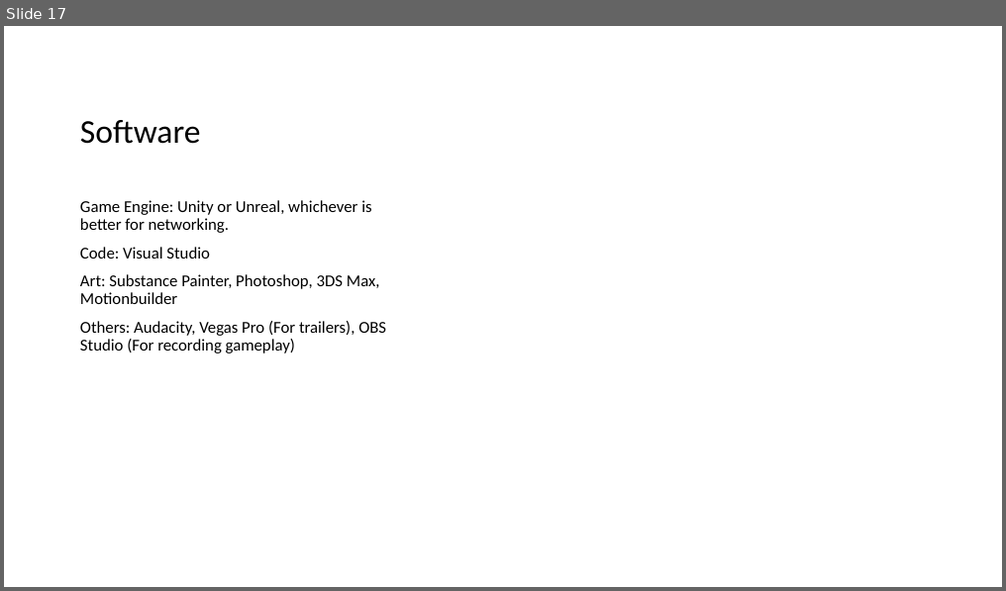
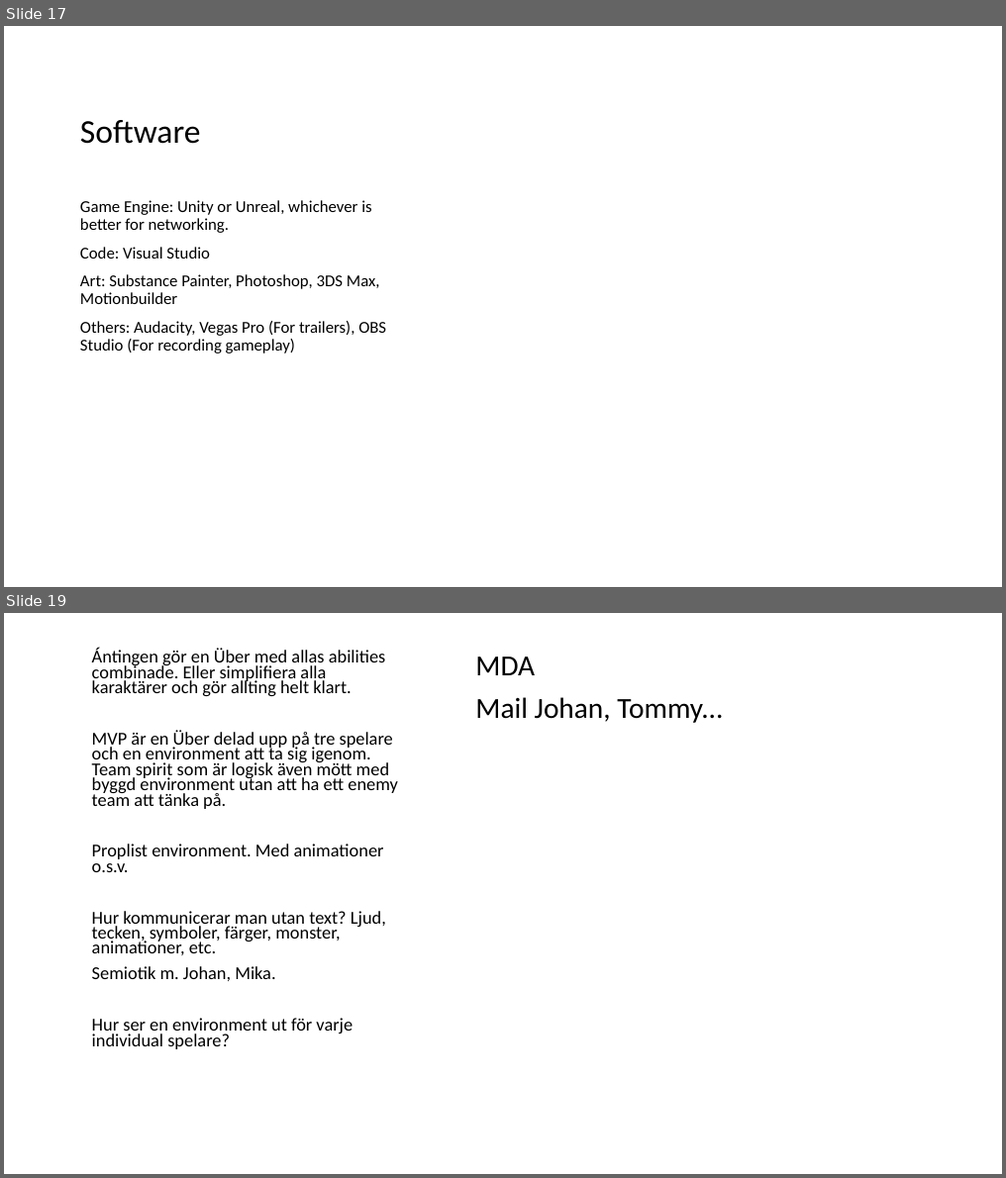
Before and after one commit to Piglettank/WomboCombo, a slide deck: Phase 2 - Writing down the details.pptx. Shown one above the other, each under a label of ours: slide 17 before the commit, slides 17 and 19 after it; the slides between them are not shown. The pictures are 1006x591 and 1006x1178 pixels, drawn with LibreOffice and Linux fonts; fonts in the diff are those of the drawing. Boxes give left, top, right and bottom in pixels: in the first picture for what was removed or moved away, otherwise in the second. Text is boxed around its words. In the diff, an @@ line names an element or a change of style, - is before the commit and + after.

```diff
--- a/Phase 2 - Writing down the details.pptx
+++ b/Phase 2 - Writing down the details.pptx
@@ slide 19 added at bbox=[4, 613, 1002, 1174], background #FFFFFF @@
@@ text added at bbox=[92, 648, 398, 1050], 17.5 pt, text #000000 @@
+Ántingen gör en Über med allas abilities combinade. Eller simplifiera alla karaktärer och gör allting helt klart.
+MVP är en Über delad upp på tre spelare och en environment att ta sig igenom. Team spirit som är logisk även mött med byggd environment utan att ha ett enemy team att tänka på.
+Proplist environment. Med animationer o.s.v.
+Hur kommunicerar man utan text? Ljud, tecken, symboler, färger, monster, animationer, etc.
+Semiotik m. Johan, Mika.
+Hur ser en environment ut för varje individual spelare?
@@ text added at bbox=[475, 657, 723, 723], 28 pt, text #000000 @@
+MDA
+Mail Johan, Tommy...
```
Also in this commit, not shown: 6 slides changed, 1 other slide added, 2 other files.
